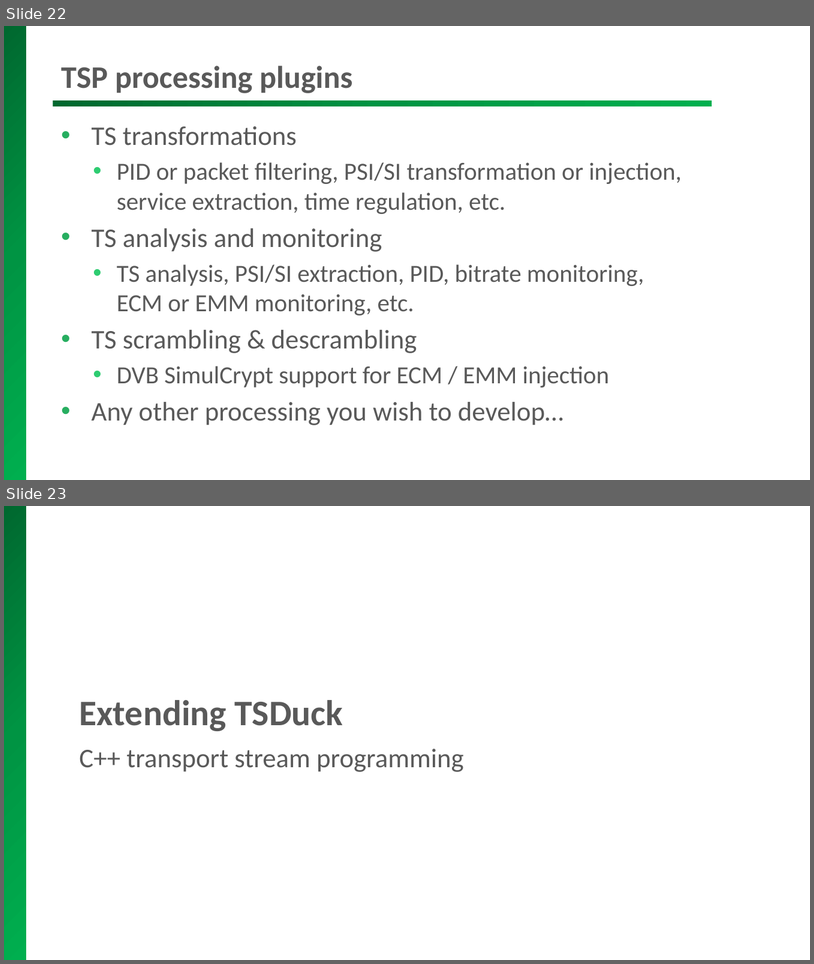
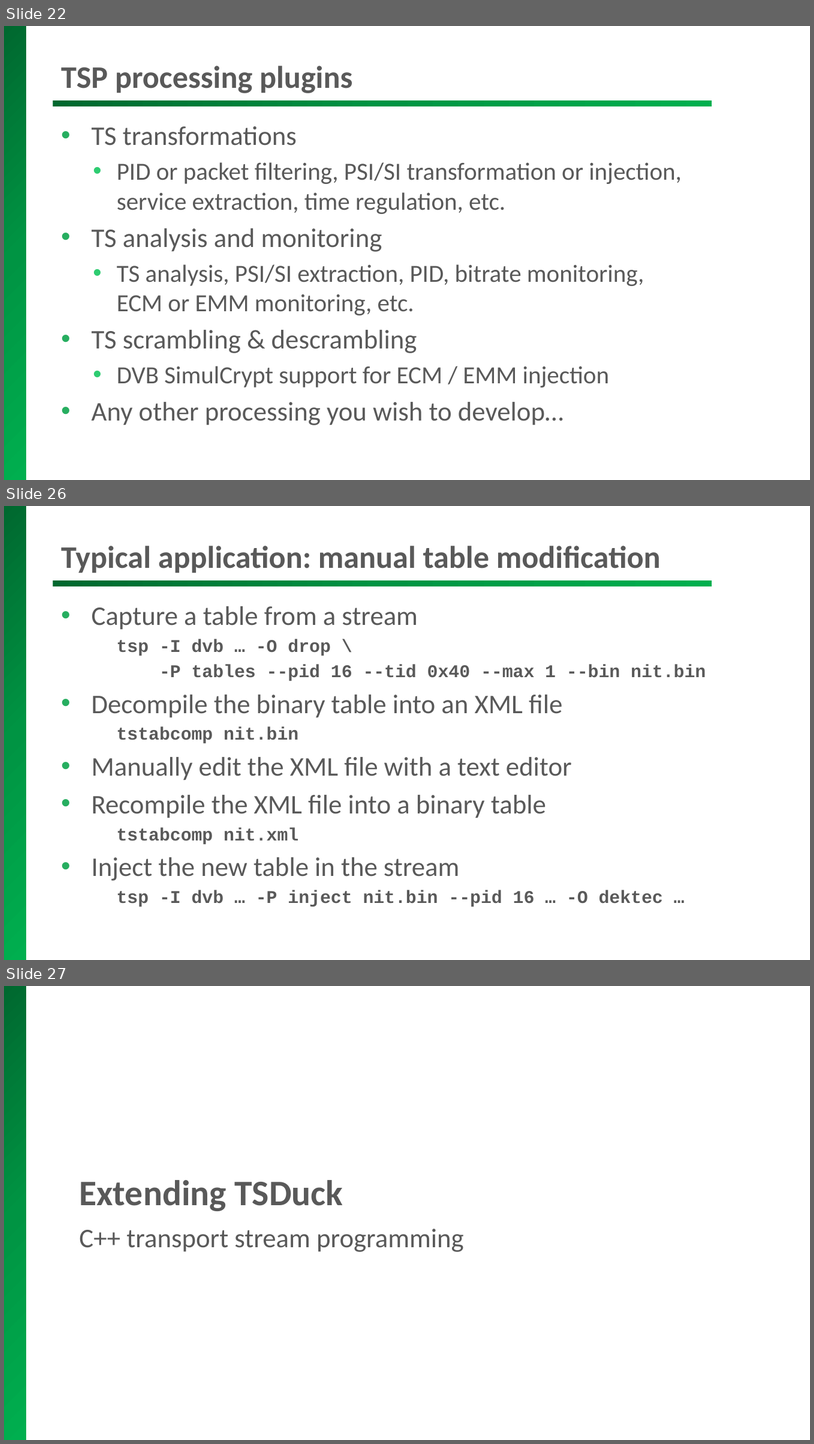
Before and after one commit to tsduck/tsduck, a slide deck: doc/tsduck-presentation.pptx. Shown one above the other, each under a label of ours: slides 22 and 23 before the commit, slides 22, 26 and 27 after it; the slides between them are not shown. The pictures are 814x964 and 814x1444 pixels, drawn with LibreOffice and Linux fonts; fonts in the diff are those of the drawing; background and template pictures are left out. Boxes give left, top, right and bottom in pixels: in the first picture for what was removed or moved away, otherwise in the second. Text is boxed around its words. In the diff, an @@ line names an element or a change of style, - is before the commit and + after.

Commit message:
Completed XML table compiler

```diff
--- a/doc/tsduck-presentation.pptx
+++ b/doc/tsduck-presentation.pptx
@@ slide 26 added at <box>4,506,810,960</box>, background #FFFFFF; not listed: 2 template elements that a slide beside it also shows @@
@@ title added at <box>61,546,661,573</box>, 28 pt, text #595959, bold @@
+Typical application: manual table modification
@@ text added at <box>92,606,706,906</box>, 24 pt, text #595959 @@
+• Capture a table from a stream
+    tsp -I dvb … -O drop \
+    -P tables --pid 16 --tid 0x40 --max 1 --bin nit.bin
+• Decompile the binary table into an XML file
+    tstabcomp nit.bin
+• Manually edit the XML file with a text editor
+• Recompile the XML file into a binary table
+    tstabcomp nit.xml
+• Inject the new table in the stream
+    tsp -I dvb … -P inject nit.bin --pid 16 … -O dektec …
@@ what was slide 23 is now slide 27 @@
```
Also in this commit, not shown: 3 slides changed, 3 other slides added, 13 other files.
